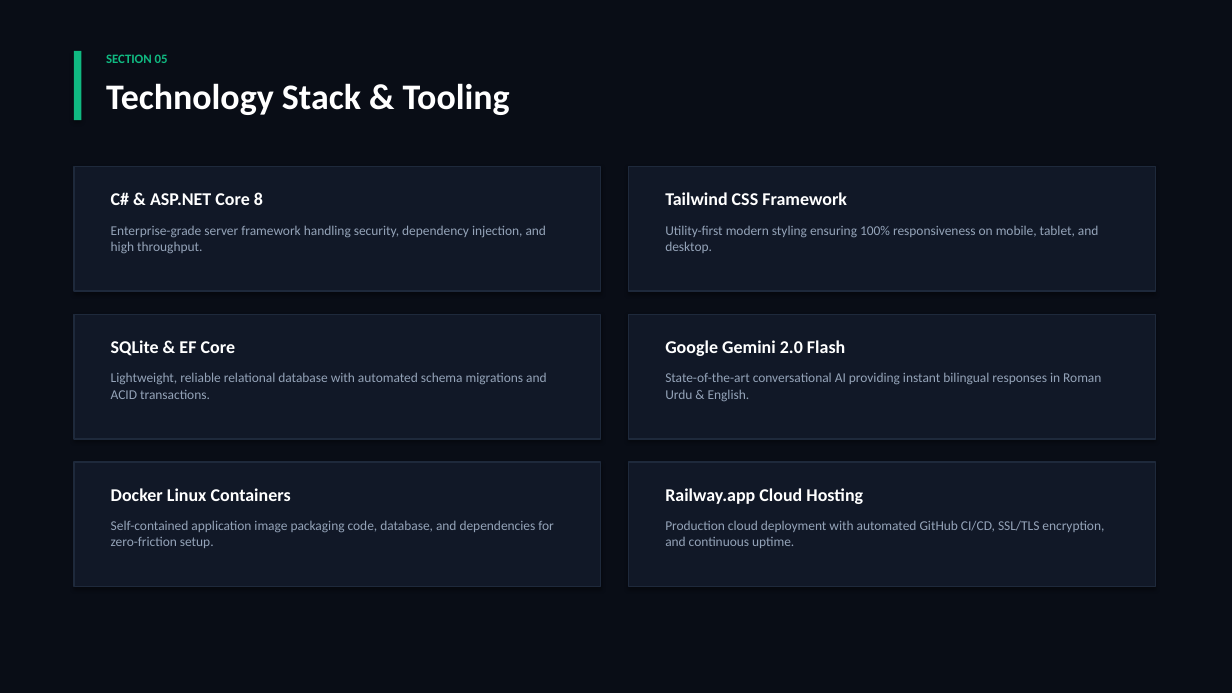
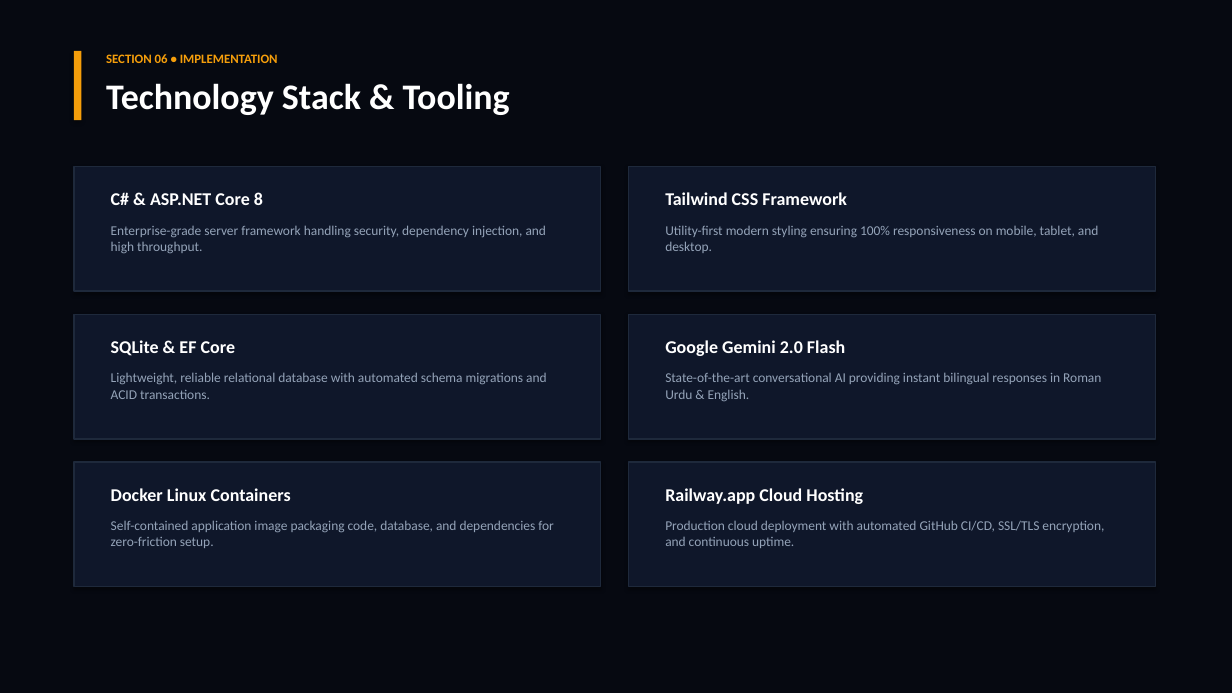
Before and after one commit to Khulfan42/ShareMeal-Platform, a slide deck: slide 8 of wwwroot/ShareMeal_Presentation.pptx (slide 7 before the commit). Drawn at 1232x693 pixels with LibreOffice and Linux fonts; fonts in the diff are those of the drawing. Boxes give left, top, right and bottom in pixels: in the first picture for what was removed or moved away, otherwise in the second. Text is boxed around its words. In the diff, an @@ line names an element or a change of style, - is before the commit and + after.

```diff
--- a/wwwroot/ShareMeal_Presentation.pptx
+++ b/wwwroot/ShareMeal_Presentation.pptx
@@ rectangle at bbox=[0, 0, 1232, 693]: fill #090D16 to #060911 @@
@@ rectangle at bbox=[74, 51, 81, 120]: fill #10B981 to #F59E0B @@
@@ text at bbox=[106, 54, 278, 63]: text changed; text colour #10B981 to #F59E0B @@
-SECTION 05
+SECTION 06 • IMPLEMENTATION
```
Also in this commit, not shown: 7 other slides changed, 5 slides added, 3 slides removed, 3 other files.
